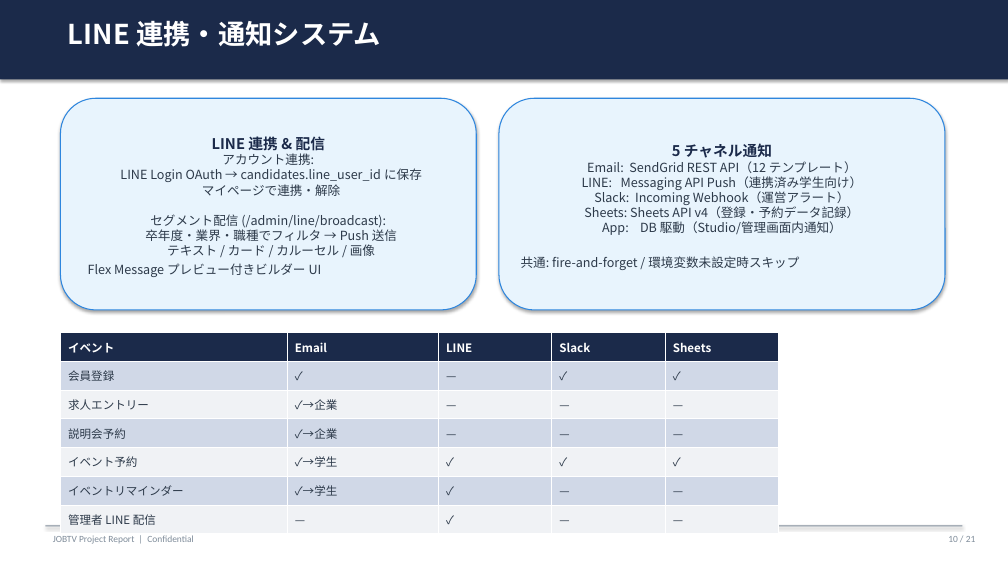
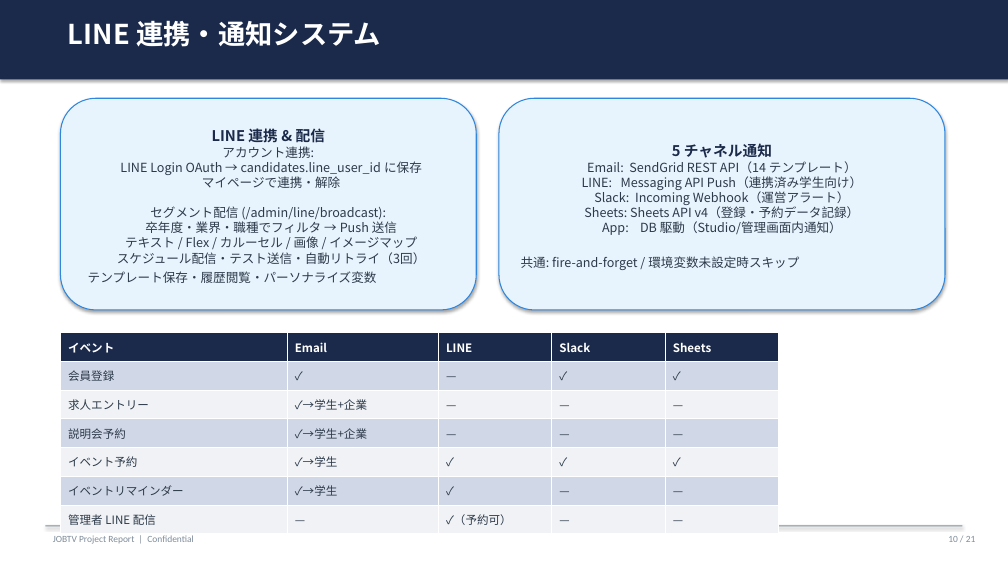
Before and after one commit to o-tatsuki1029/jobtv-app, a slide deck: slide 10 of docs/presentations/jobtv_executive_report.pptx. Drawn at 1008x567 pixels with LibreOffice and Linux fonts; fonts in the diff are those of the drawing. Boxes give left, top, right and bottom in pixels: in the first picture for what was removed or moved away, otherwise in the second. Text is boxed around its words. In the diff, an @@ line names an element or a change of style, - is before the commit and + after.

```diff
--- a/docs/presentations/jobtv_executive_report.pptx
+++ b/docs/presentations/jobtv_executive_report.pptx
@@ text in rounded rectangle at bbox=[88, 146, 426, 283]: text changed @@
-アカウント連携:
-LINE Login OAuth → candidates.line_user_id に保存
-マイページで連携・解除
-セグメント配信 (/admin/line/broadcast):
-卒年度・業界・職種でフィルタ → Push 送信
-テキスト / カード / カルーセル / 画像
-Flex Message プレビュー付きビルダー UI
+アカウント連携:
+LINE Login OAuth → candidates.line_user_id に保存
+マイページで連携・解除
+セグメント配信 (/admin/line/broadcast):
+卒年度・業界・職種でフィルタ → Push 送信
+テキスト / Flex / カルーセル / 画像 / イメージマップ
+スケジュール配信・テスト送信・自動リトライ（3回）
+テンプレート保存・履歴閲覧・パーソナライズ変数
@@ text in rounded rectangle at bbox=[521, 161, 862, 270]: text changed @@
-Email: SendGrid REST API（12 テンプレート）
-LINE: Messaging API Push（連携済み学生向け）
-Slack: Incoming Webhook（運営アラート）
-Sheets: Sheets API v4（登録・予約データ記録）
-App: DB 駆動（Studio/管理画面内通知）
-共通: fire-and-forget / 環境変数未設定時スキップ
+Email: SendGrid REST API（14 テンプレート）
+LINE: Messaging API Push（連携済み学生向け）
+Slack: Incoming Webhook（運営アラート）
+Sheets: Sheets API v4（登録・予約データ記録）
+App: DB 駆動（Studio/管理画面内通知）
+共通: fire-and-forget / 環境変数未設定時スキップ
@@ table at bbox=[60, 333, 779, 534] @@
-row 3, column 2: ✓→企業
+row 3, column 2: ✓→学生+企業
-row 4, column 2: ✓→企業
+row 4, column 2: ✓→学生+企業
-row 7, column 3: ✓
+row 7, column 3: ✓（予約可）
```
Also in this commit, not shown: 8 other slides changed, 18 other files.
